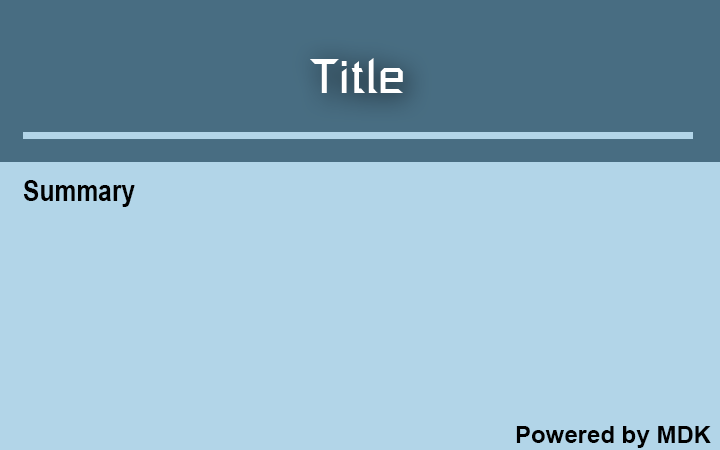
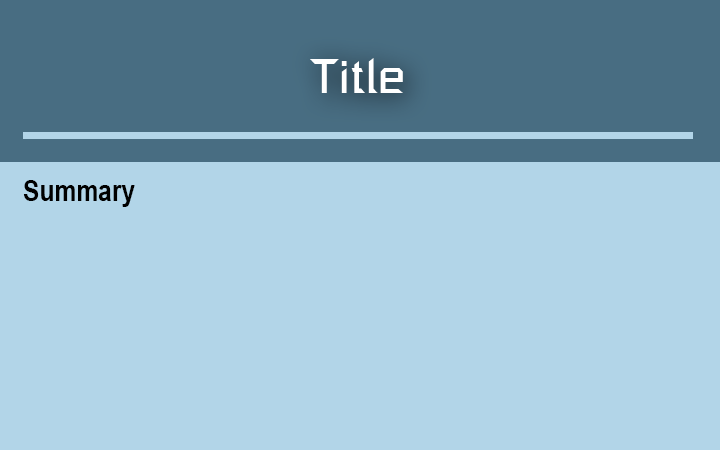
Before/after of a (720, 450) layered artwork. What changed in the layer stack:
hid "Powered by MDK" over <box>516,426,711,448</box>
